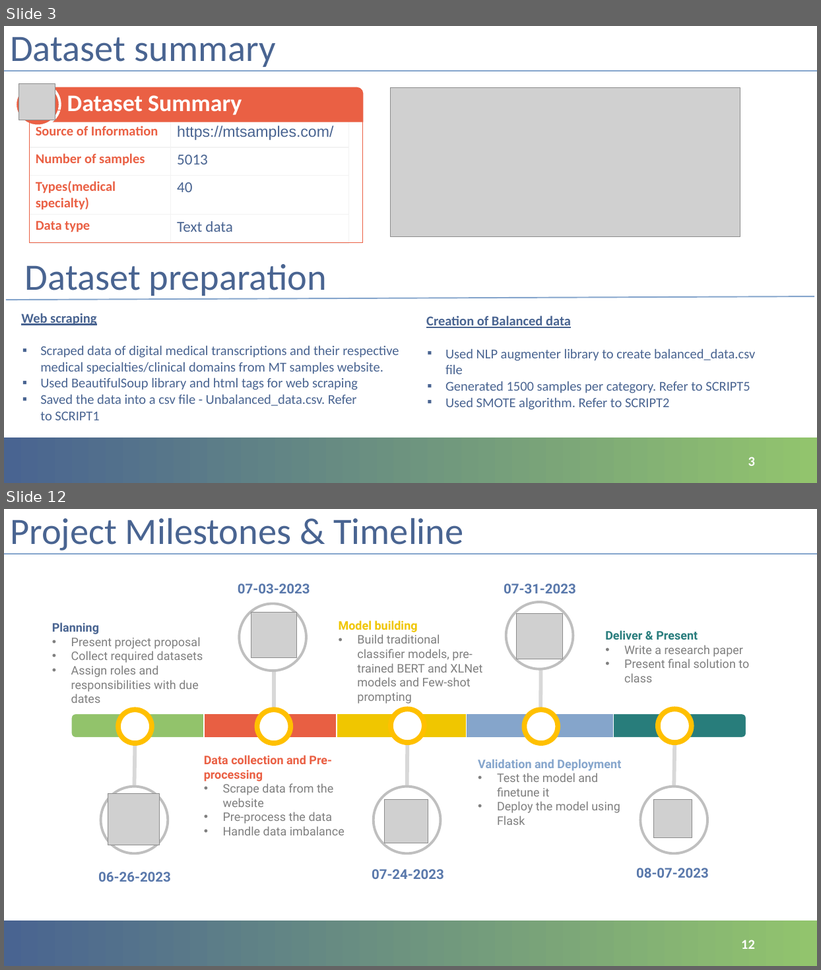
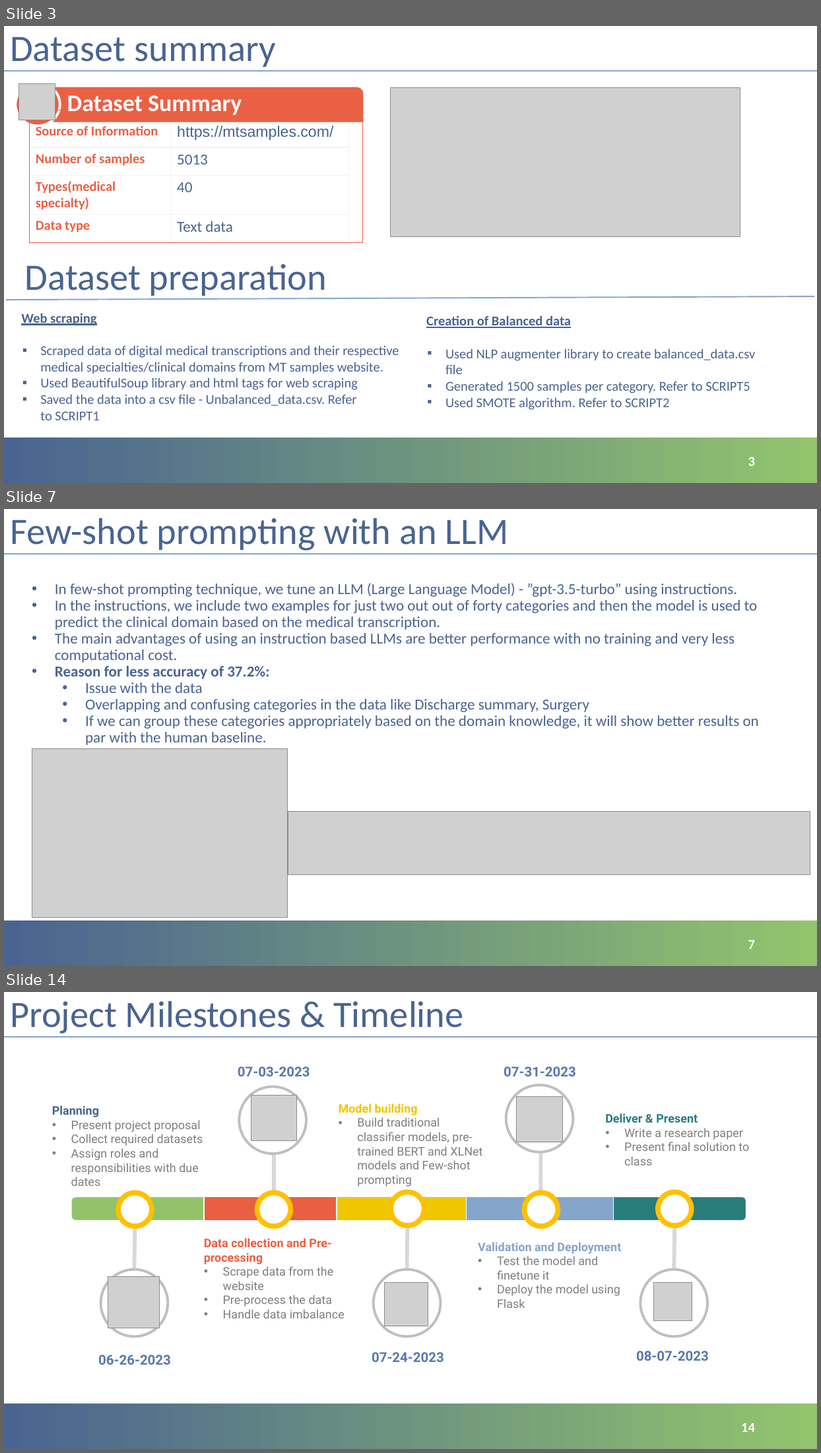
Before and after one commit to LakshmikarPolamreddy/Clinical_domain_classification_final_project_NLP, a slide deck: Leveraging NLP techniques in healthcare domain for clinical domain classification.pptx. Shown one above the other, each under a label of ours: slides 3 and 12 before the commit, slides 3, 7 and 14 after it; the slides between them are not shown. The pictures are 821x970 and 821x1453 pixels, drawn with LibreOffice and Linux fonts; fonts in the diff are those of the drawing; grey boxes stand for pictures; background and template pictures are left out. Boxes give left, top, right and bottom in pixels: in the first picture for what was removed or moved away, otherwise in the second. Text is boxed around its words. In the diff, an @@ line names an element or a change of style, - is before the commit and + after.

```diff
--- a/Leveraging NLP techniques in healthcare domain for clinical domain classification.pptx
+++ b/Leveraging NLP techniques in healthcare domain for clinical domain classification.pptx
@@ slide 7 added at box(4, 509, 817, 966), background #FFFFFF; not listed: 3 template elements that a slide beside it also shows @@
@@ title added at box(10, 518, 509, 551), 44 pt, text #496491 @@
+Few-shot prompting with an LLM
@@ text added at box(55, 583, 759, 745), 18 pt, text #496491 @@
+• In few-shot prompting technique, we tune an LLM (Large Language Model) - ”gpt-3.5-turbo” using instructions.
+• In the instructions, we include two examples for just two out out of forty categories and then the model is used to predict the clinical domain based on the medical transcription.
+• The main advantages of using an instruction based LLMs are better performance with no training and very less computational cost.
+• Reason for less accuracy of 37.2%:
+  • Issue with the data
+  • Overlapping and confusing categories in the data like Discharge summary, Surgery
+  • If we can group these categories appropriately based on the domain knowledge, it will show better results on par with the human baseline.
@@ picture added at box(32, 749, 288, 918) @@
@@ picture added at box(288, 811, 810, 875) @@
@@ page number added at box(748, 940, 755, 949), 16 pt, text #FFFFFF, bold @@
+7
@@ what was slide 12 is now slide 14 @@
@@ page number at box(741, 1423, 755, 1432): text changed @@
-12
+14
```
Also in this commit, not shown: 9 slides changed, 1 other slide added.
